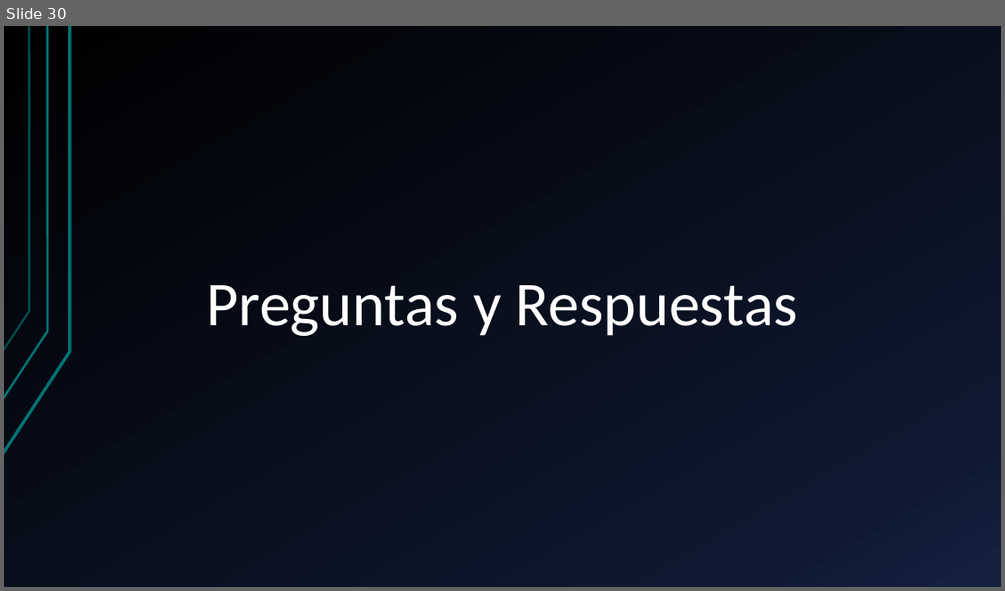
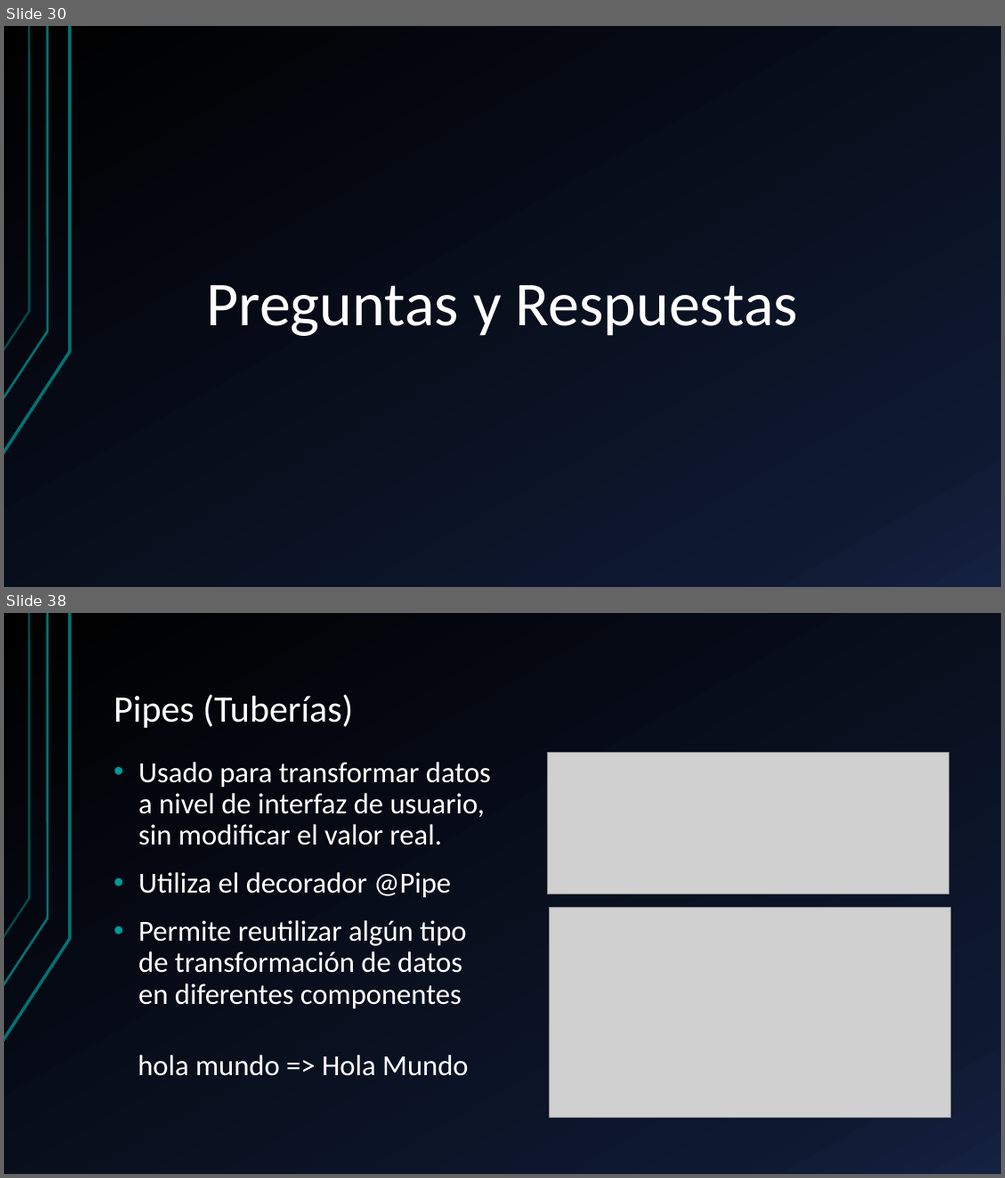
Before and after one commit to KevinToala/capacitacionAngular, a slide deck: Angular.pptx. Shown one above the other, each under a label of ours: slide 30 before the commit, slides 30 and 38 after it; the slides between them are not shown. The pictures are 1005x591 and 1005x1178 pixels, drawn with LibreOffice and Linux fonts; fonts in the diff are those of the drawing; grey boxes stand for pictures. Boxes give left, top, right and bottom in pixels: in the first picture for what was removed or moved away, otherwise in the second. Text is boxed around its words. In the diff, an @@ line names an element or a change of style, - is before the commit and + after.

Commit message:
Inicio de Pipes en diapositivas

```diff
--- a/Angular.pptx
+++ b/Angular.pptx
@@ slide 38 added at [4,613,1001,1174], background gradient #000000 to #0F1931 to #142242; not listed: 3 template elements that a slide beside it also shows @@
@@ title added at [113,694,353,728], 36 pt, text #FFFFFF @@
+Pipes (Tuberías)
@@ text added at [138,762,491,1076], 28 pt, text #FFFFFF @@
+• Usado para transformar datos a nivel de interfaz de usuario, sin modificar el valor real.
+• Utiliza el decorador @Pipe
+• Permite reutilizar algún tipo de transformación de datos en diferentes componentes
+hola mundo => Hola Mundo
@@ picture added at [547,752,948,893] @@
@@ picture added at [550,908,951,1117] @@
```
Also in this commit, not shown: 2 slides changed, 6 other slides added.
